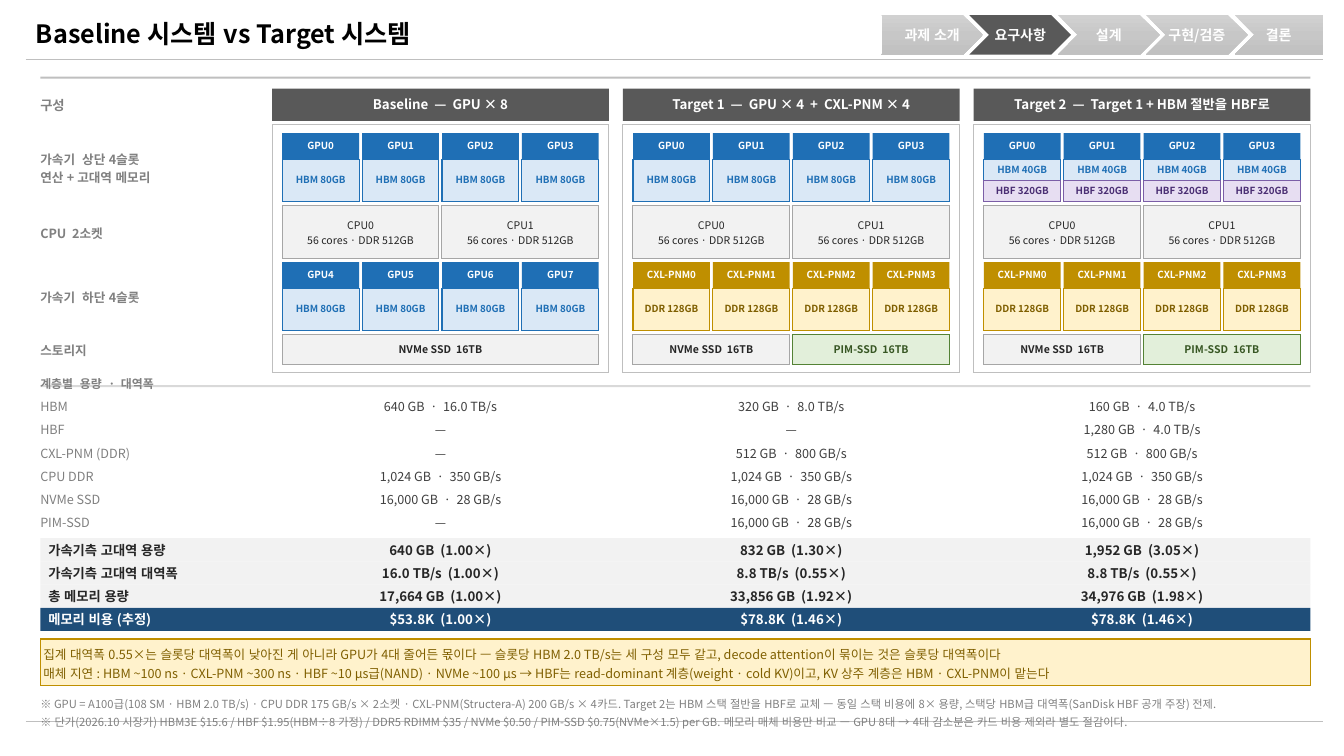
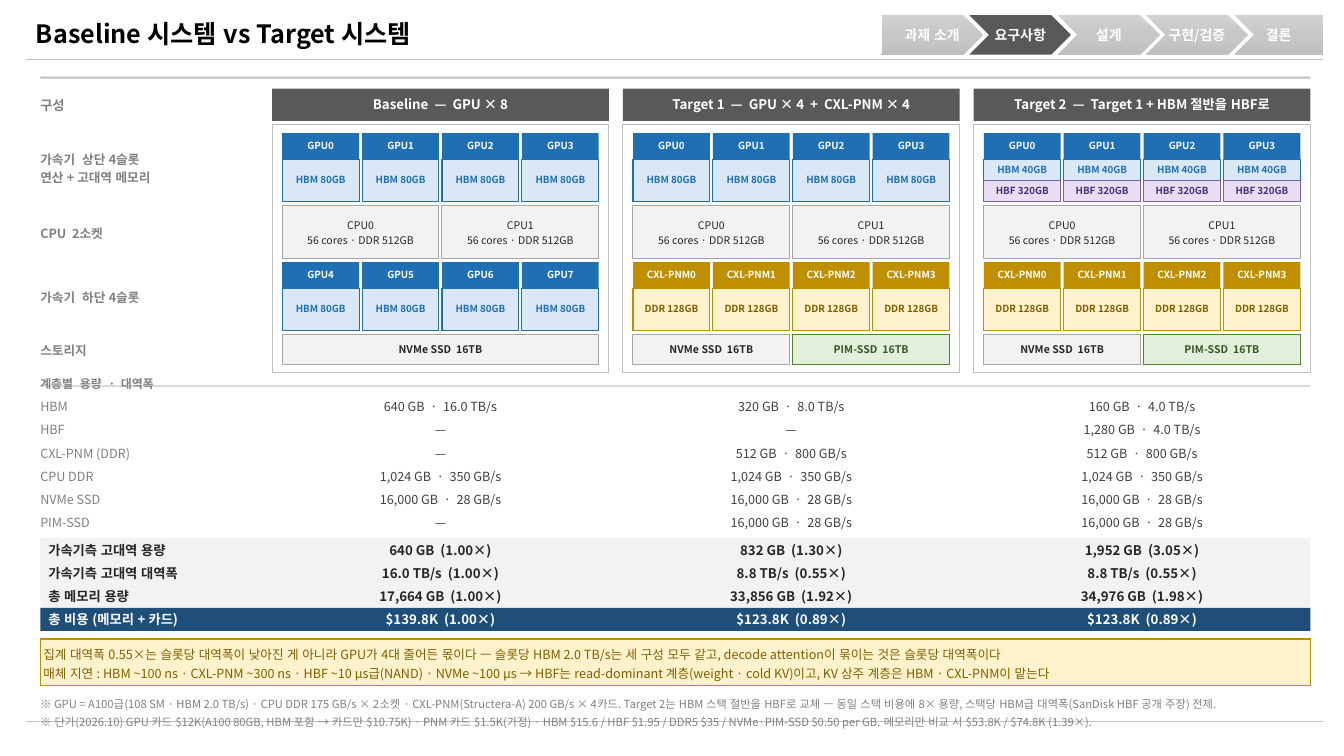
Before and after one commit to mkim0628/vllm, a slide deck: slide 1 of Baseline_vs_Target_cost_updated.pptx. Drawn at 1344x756 pixels with LibreOffice and Linux fonts; fonts in the diff are those of the drawing. Boxes give left, top, right and bottom in pixels: in the first picture for what was removed or moved away, otherwise in the second. Text is boxed around its words. In the diff, an @@ line names an element or a change of style, - is before the commit and + after.

```diff
--- a/Baseline_vs_Target_cost_updated.pptx
+++ b/Baseline_vs_Target_cost_updated.pptx
@@ text at box(48, 613, 178, 627): text changed @@
-메모리 비용 (추정)
+총 비용 (메모리 + 카드)
@@ text at box(386, 612, 495, 627): text changed @@
-$53.8K (1.00×)
+$139.8K (1.00×)
@@ text at box(736, 612, 846, 627): text changed @@
-$78.8K (1.46×)
+$123.8K (0.89×)
@@ text at box(1087, 613, 1197, 627): text changed @@
-$78.8K (1.46×)
+$123.8K (0.89×)
@@ text at box(55, 717, 1092, 729): text changed @@
-※ 단가(2026.10 시장가) HBM3E $15.6 / HBF $1.95(HBM÷8 가정) / DDR5 RDIMM $35 / NVMe $0.50 / PIM-SSD $0.75(NVMe×1.5) per GB. 메모리 매체 비용만 비교 — GPU 8대 → 4대 감소분은 카드 비용 제외라 별도 절감이다.
+※ 단가(2026.10) GPU 카드 $12K(A100 80GB, HBM 포함 → 카드만 $10.75K) · PNM 카드 $1.5K(가정) · HBM $15.6 / HBF $1.95 / DDR5 $35 / NVMe·PIM-SSD $0.50 per GB. 메모리만 비교 시 $53.8K / $74.8K (1.39×).
```
